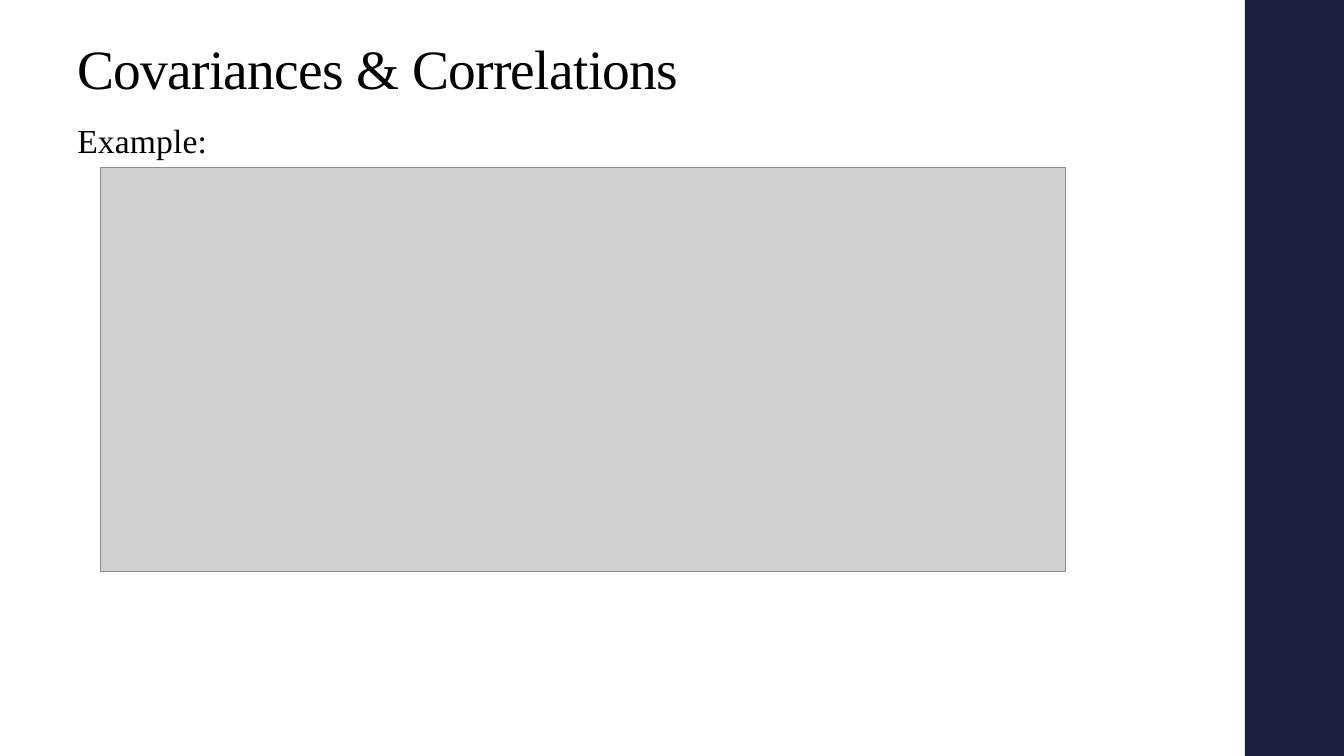
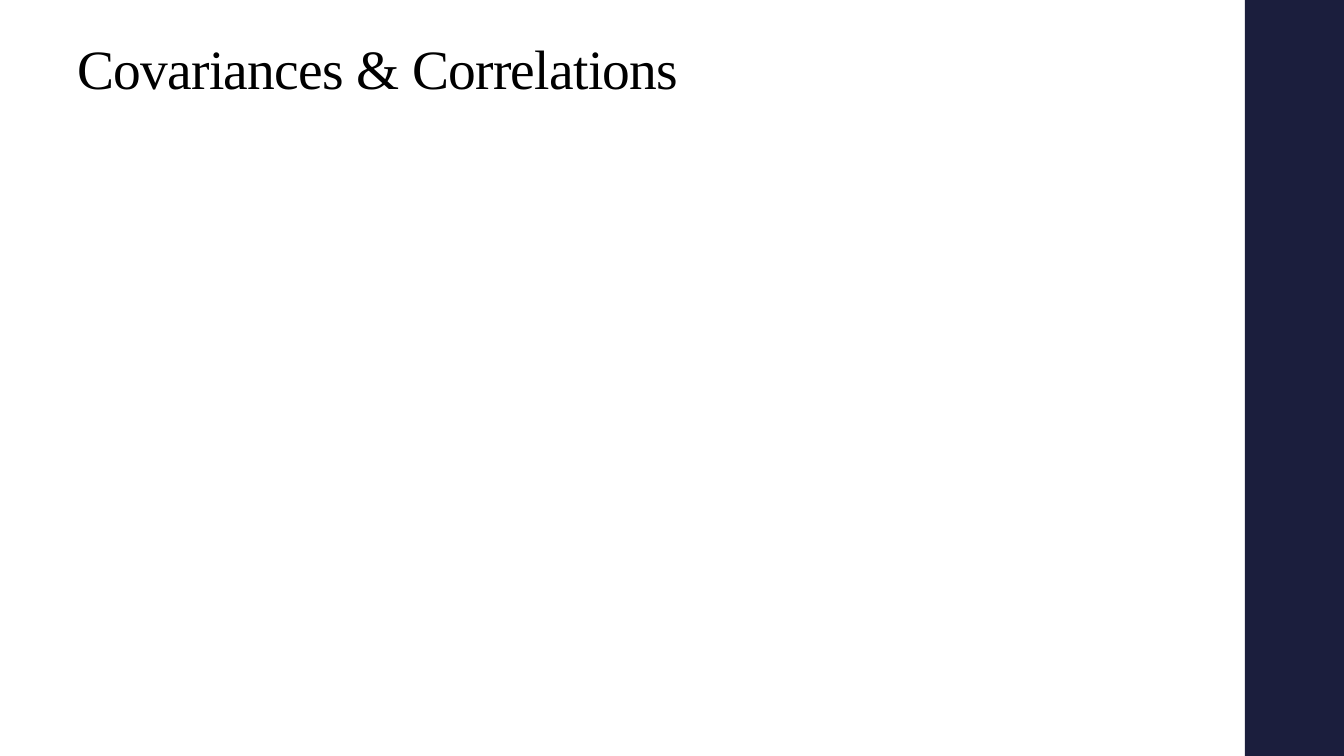
Before and after one commit to alex-hoagland/HAD5772, a slide deck: slide 55 of Lectures/Lecture03_Correlations/Lecture3_Correlations.pptx (slide 80 before the commit). Drawn at 1344x756 pixels with LibreOffice and Linux fonts; fonts in the diff are those of the drawing; grey boxes stand for pictures. Boxes give left, top, right and bottom in pixels: in the first picture for what was removed or moved away, otherwise in the second. Text is boxed around its words. In the diff, an @@ line names an element or a change of style, - is before the commit and + after.

```diff
--- a/Lectures/Lecture03_Correlations/Lecture3_Correlations.pptx
+++ b/Lectures/Lecture03_Correlations/Lecture3_Correlations.pptx
@@ text removed at bbox=[77, 129, 207, 159] @@
-Example:
@@ picture removed at bbox=[101, 168, 1066, 572] @@
```
Also in this commit, not shown: 9 other slides changed, 2 slides added, 4 slides removed, 11 other files.
